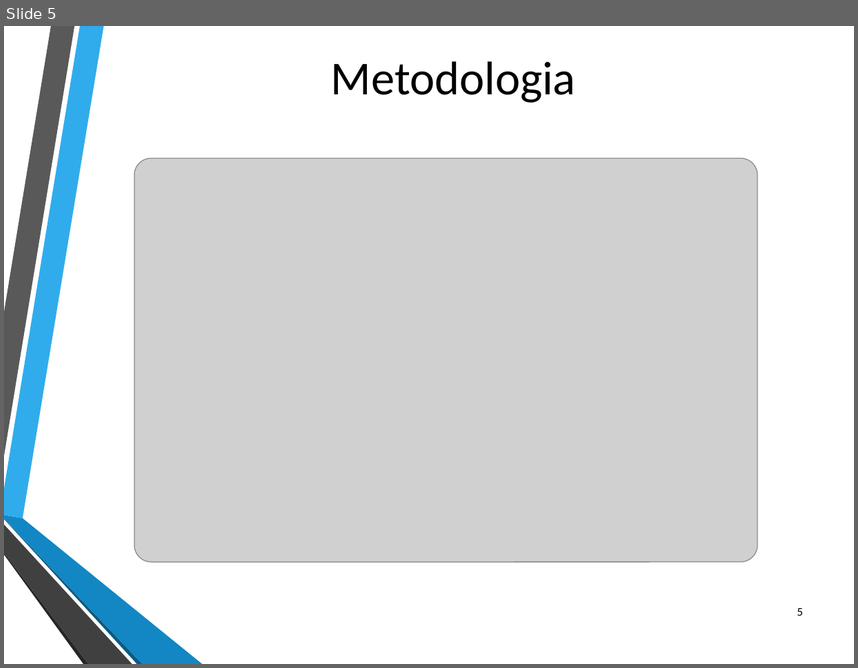
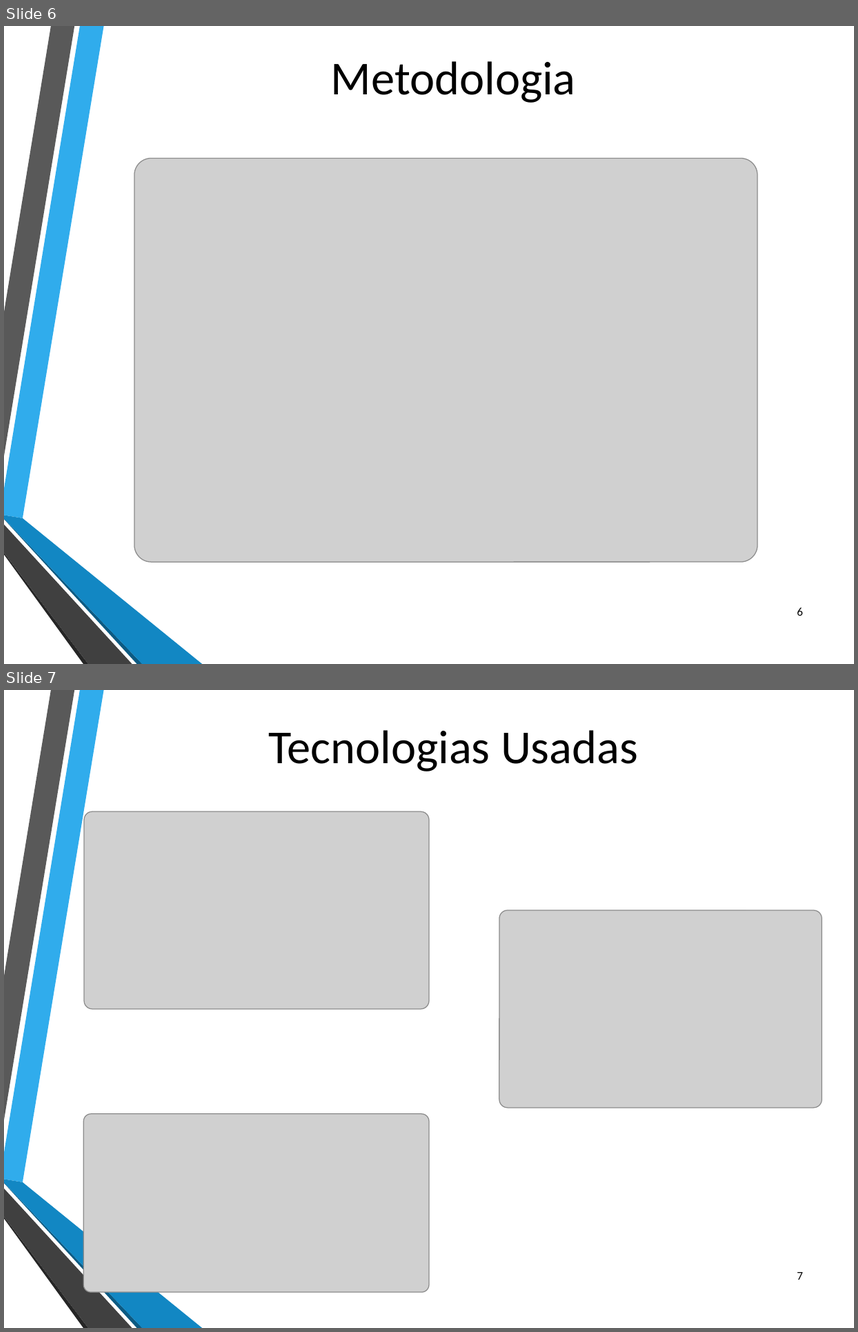
Before and after one commit to ruiparedes/ProjetoFinal, a slide deck: Documentos/Apresentacao Intermedia- Projeto - LabSecurity.pptx. Shown one above the other, each under a label of ours: slide 5 before the commit, slides 6 and 7 after it. The pictures are 858x668 and 858x1332 pixels, drawn with LibreOffice and Linux fonts; fonts in the diff are those of the drawing; grey boxes stand for pictures; background and template pictures are left out. Boxes give left, top, right and bottom in pixels: in the first picture for what was removed or moved away, otherwise in the second. Text is boxed around its words. In the diff, an @@ line names an element or a change of style, - is before the commit and + after.

```diff
--- a/Documentos/Apresentacao Intermedia- Projeto - LabSecurity.pptx
+++ b/Documentos/Apresentacao Intermedia- Projeto - LabSecurity.pptx
@@ slide 7 added at [4,690,854,1328], background picture (left out); not listed: 6 template elements that a slide beside it also shows @@
@@ title added at [269,730,638,771], 40 pt, text #000000 @@
+Tecnologias Usadas
@@ picture added at [84,811,429,1009] @@
@@ picture added at [499,910,822,1107] @@
@@ picture added at [84,1114,429,1292] @@
@@ page number added at [797,1272,803,1279], 10 pt, text #000000 @@
+7
@@ what was slide 5 is now slide 6 @@
@@ page number at [797,607,803,615]: text changed @@
-5
+6
```
Also in this commit, not shown: 4 slides changed, 6 other slides added, 8 other files.
